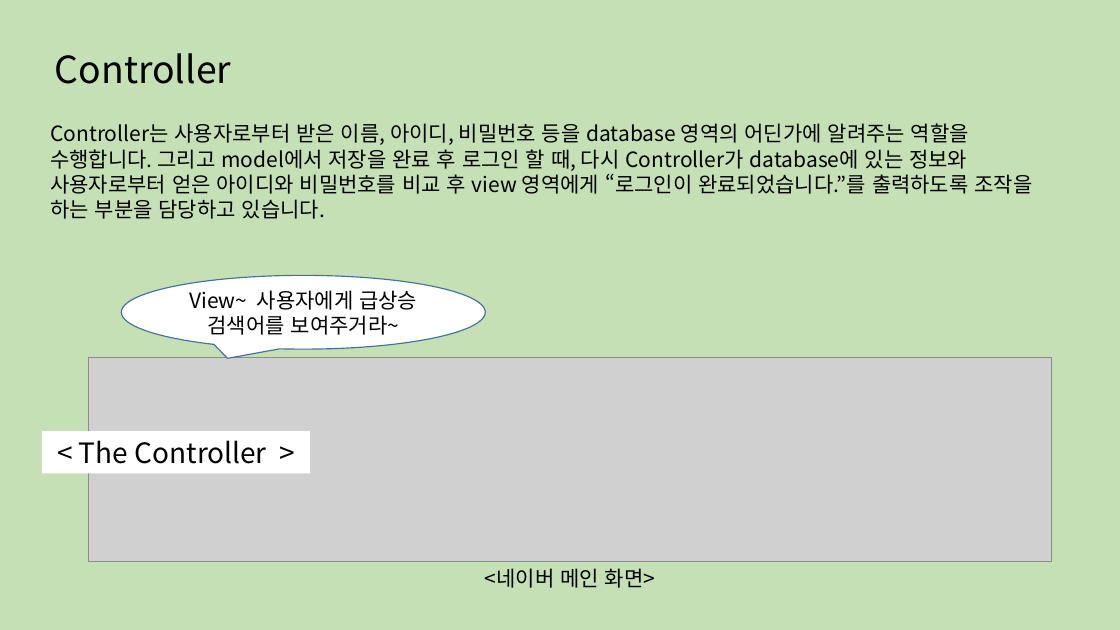
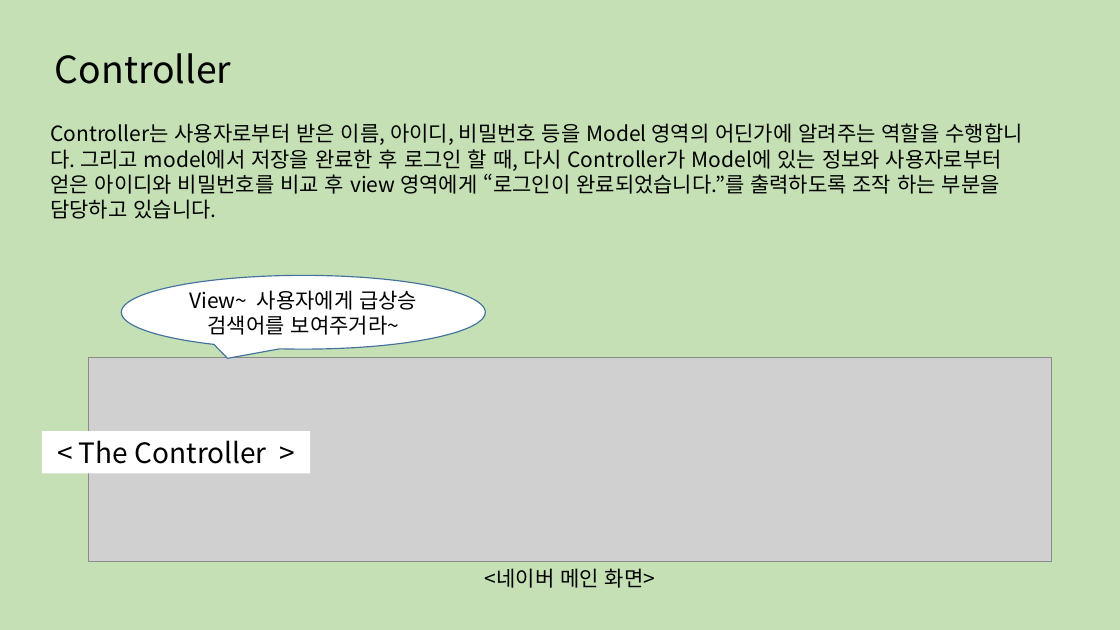
Before and after one commit to Runtym/osf-homework, a slide deck: slide 5 of src/kimsunmin/H5work.pptx. Drawn at 1120x630 pixels with LibreOffice and Linux fonts; fonts in the diff are those of the drawing; grey boxes stand for pictures. Boxes give left, top, right and bottom in pixels: in the first picture for what was removed or moved away, otherwise in the second. Text is boxed around its words. In the diff, an @@ line names an element or a change of style, - is before the commit and + after.

```diff
--- a/src/kimsunmin/H5work.pptx
+++ b/src/kimsunmin/H5work.pptx
@@ text at (50, 123, 1022, 219): text changed @@
-Controller는 사용자로부터 받은 이름, 아이디, 비밀번호 등을 database 영역의 어딘가에 알려주는 역할을 수행합니다. 그리고 model에서 저장을 완료 후 로그인 할 때, 다시 Controller가 database에 있는 정보와 사용자로부터 얻은 아이디와 비밀번호를 비교 후 view 영역에게 “로그인이 완료되었습니다.”를 출력하도록 조작을 하는 부분을 담당하고 있습니다.
+Controller는 사용자로부터 받은 이름, 아이디, 비밀번호 등을 Model 영역의 어딘가에 알려주는 역할을 수행합니다. 그리고 model에서 저장을 완료한 후 로그인 할 때, 다시 Controller가 Model에 있는 정보와 사용자로부터 얻은 아이디와 비밀번호를 비교 후 view 영역에게 “로그인이 완료되었습니다.”를 출력하도록 조작 하는 부분을 담당하고 있습니다.
```
Also in this commit, not shown: 2 other slides changed.
